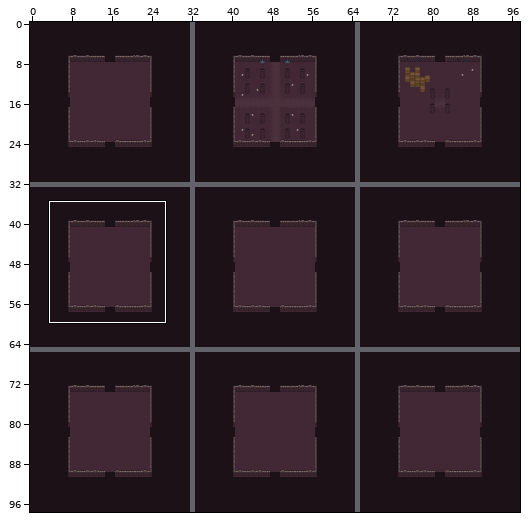
Tiled map: Assets/TileMap/basic_square_frame.tmx. The first picture is a wide view before the edit; the outline marks the close-up.
Close-up. As it was:
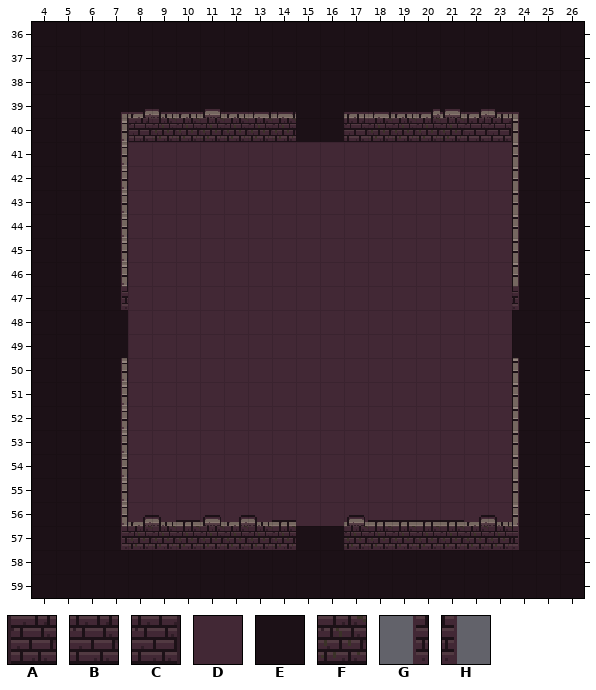
Cells are 16x16 px. Shown: x 4..26, y 36..59.
Key: from "dungeon_set_1": A 16, B 17, C 18, D 50, E 100; from "dungeon_set_3": F 17, G 48, H 50.
_ is an empty cell, # one hidden under a higher layer.
Layers that did not change in this view are not listed.
Layer "floor" before, first column x 4:
36 EEEEEEEEEEEEEEEEEEEEEEE
37 EEEEEEEEEEEEEEEEEEEEEEE
38 EEEEEEEEEEEEEEEEEEEEEEE
39 EEEEEEEEEEEEEEEEEEEEEEE
40 EEEE#######EE#######EEE
41 EEEEDDDDDDDDDDDDDDDDEEE
42 EEEEDDDDDDDDDDDDDDDDEEE
43 EEEEDDDDDDDDDDDDDDDDEEE
44 EEEEDDDDDDDDDDDDDDDDEEE
45 EEEEDDDDDDDDDDDDDDDDEEE
46 EEEEDDDDDDDDDDDDDDDDEEE
47 EEEEDDDDDDDDDDDDDDDDEEE
48 EEEEDDDDDDDDDDDDDDDDEEE
49 EEEEDDDDDDDDDDDDDDDDEEE
50 EEEEDDDDDDDDDDDDDDDDEEE
51 EEEEDDDDDDDDDDDDDDDDEEE
52 EEEEDDDDDDDDDDDDDDDDEEE
53 EEEEDDDDDDDDDDDDDDDDEEE
54 EEEEDDDDDDDDDDDDDDDDEEE
55 EEEEDDDDDDDDDDDDDDDDEEE
56 EEEEDDDDDDDDDDDDDDDDEEE
57 EEEE#######EE#######EEE
58 EEEEEEEEEEEEEEEEEEEEEEE
59 EEEEEEEEEEEEEEEEEEEEEEE
Layer "walls" before, first column x 4:
36 _______________________
37 _______________________
38 _______________________
39 _______________________
40 ____AFFFFFF__BFFFFBC___
41 _______________________
42 _______________________
43 _______________________
44 _______________________
45 _______________________
46 _______________________
47 ___G________________H__
48 _______________________
49 _______________________
50 _______________________
51 _______________________
52 _______________________
53 _______________________
54 _______________________
55 _______________________
56 _______________________
57 _______________________
58 _______________________
59 _______________________
After:
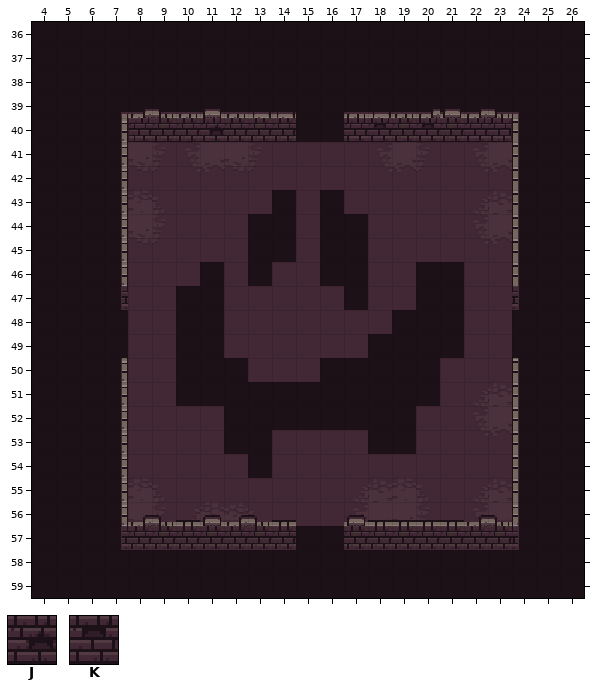
Further tiles: from "dungeon_set_1": J 36, K 52.
Edits made:
Layer "floor":
Tile E replaces tile D in row 43 at x 14 and 16; in rows 44 to 45 at x 13 to 14 and 16 to 17; in row 46 at x 11, 13, 16 to 17 and 20 to 21; in row 47 at x 10 to 11, 17 and 20 to 21; in row 48 at x 10 to 11 and 19 to 21; in row 49 at x 10 to 11 and 18 to 21.
Tile E replaces tile D in row 50 at x 10 to 12 and 16 to 20; in row 51 at x 10 to 20; in row 52 at x 12 to 19; in row 53 at x 12 to 13 and 18 to 19; in row 54 at x 13.
Layer "walls":
Tile J replaces tile F in row 40 at x 11.
Tile K replaces tile F in row 40 at x 18 and 20.
